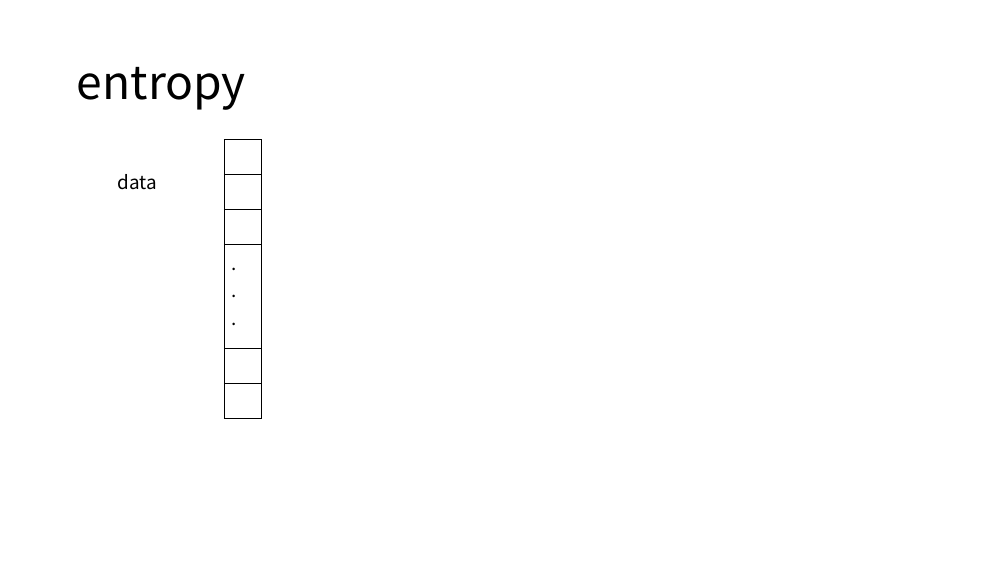
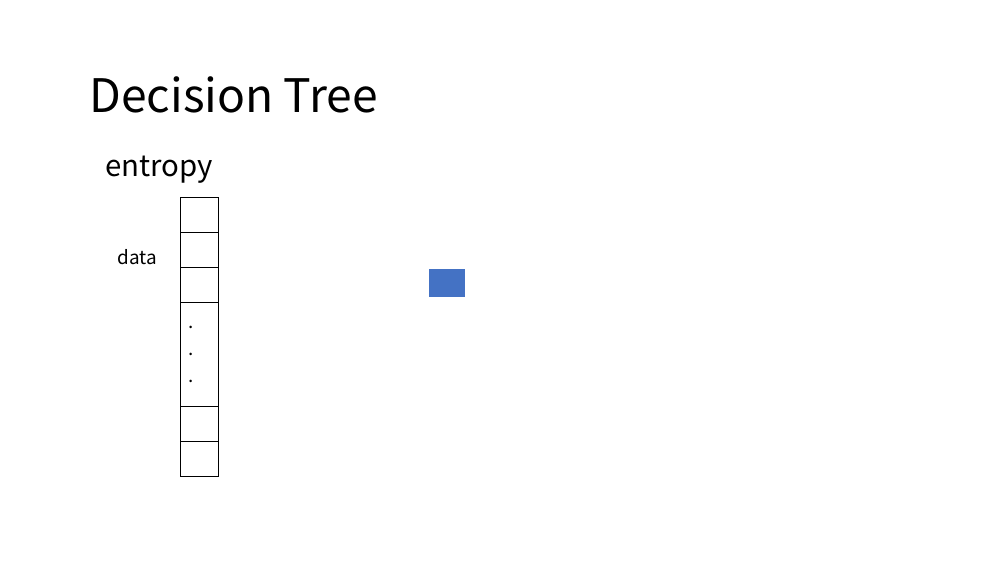
Before and after one commit to JackLuSun/InfoTheory, a slide deck: slide 3 of GroupHomework/Record.pptx. Drawn at 1008x567 pixels with LibreOffice and Linux fonts; fonts in the diff are those of the drawing. Boxes give left, top, right and bottom in pixels: in the first picture for what was removed or moved away, otherwise in the second. Text is boxed around its words. In the diff, an @@ line names an element or a change of style, - is before the commit and + after.

```diff
--- a/GroupHomework/Record.pptx
+++ b/GroupHomework/Record.pptx
@@ text added at (89, 76, 378, 113), 44 pt, text #000000 @@
+Decision Tree
@@ text "entropy": place and size @@
-text "entropy" at (77, 67, 246, 110)
+text "entropy" at (106, 155, 214, 183)
@@ text "entropy" at (106, 155, 214, 183): size 44 to 28 pt; line spacing 0.9 to 1; vertical alignment middle to top @@
@@ table: place and size @@
-table at (225, 140, 262, 395)
+table at (181, 197, 219, 452)
@@ text "data": place and size @@
-text "data" at (118, 174, 157, 190)
+text "data" at (118, 249, 157, 265)
@@ table added at (429, 268, 466, 299), 1 rows, 1 columns @@
+
```
Also in this commit, not shown: 3 other slides changed, 4 slides added, 2 slides removed, 7 other files.
